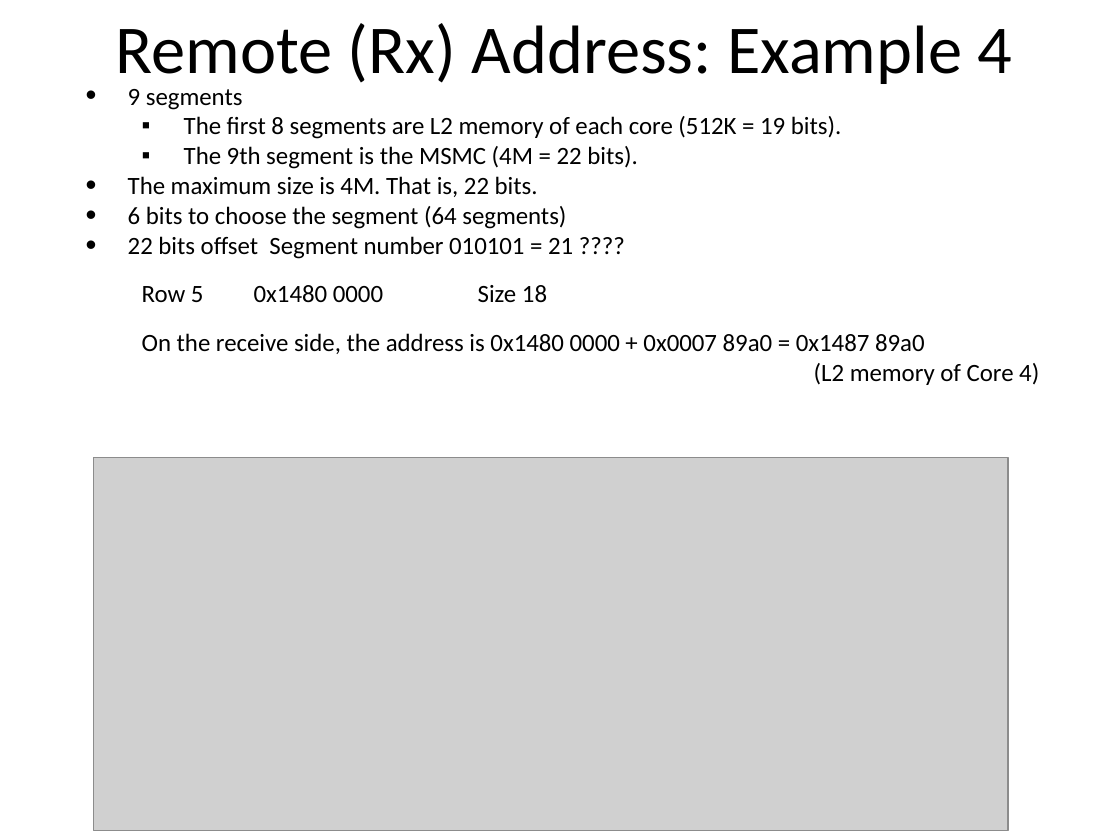
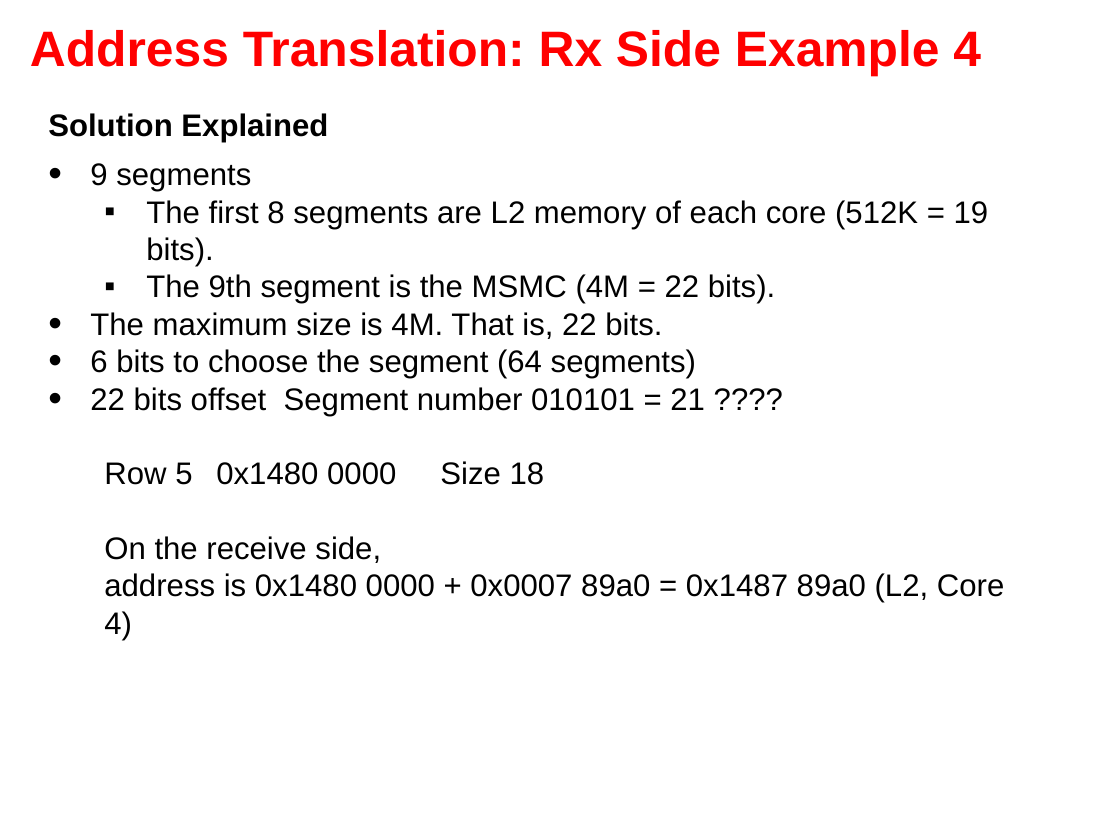
Before and after one commit to hari1989/keystone-workshop, a slide deck: slide 63 of slides/Intro to Hyperlink.pptx (slide 38 before the commit). Drawn at 1120x840 pixels with LibreOffice and Linux fonts; fonts in the diff are those of the drawing; grey boxes stand for pictures; background and template pictures are left out. Boxes give left, top, right and bottom in pixels: in the first picture for what was removed or moved away, otherwise in the second. Text is boxed around its words. In the diff, an @@ line names an element or a change of style, - is before the commit and + after.

```diff
--- a/slides/Intro to Hyperlink.pptx
+++ b/slides/Intro to Hyperlink.pptx
@@ text "Address Translation: Rx Side Example ..." at (30,30,981,77): vertical alignment top to middle @@
@@ text at (30,30,981,77): text changed; size 44 to 32 pt; font Calibri to Arial; text colour #000000 to #FF0000; bold on @@
-Remote (Rx) Address: Example 4
+Address Translation: Rx Side Example 4
@@ text added at (48,113,328,142), 20 pt, text #000000, bold @@
+Solution Explained
@@ text "9 segments": place and size @@
-text "9 segments" at (128,89,1039,385)
+text "9 segments" at (90,163,1004,603)
@@ text at (90,163,989,485): size 16 to 20 pt, font Calibri to Arial in "9 segments", "The first 8 segments are L2 memory ...", "The 9th segment is the MSMC (4M ...", "The maximum size is 4M. That is, ..." and 3 more places @@
@@ picture removed at (93,457,1008,830) @@
@@ text at (104,536,1004,603): text changed; size 16 to 20 pt; font Calibri to Arial @@
-On the receive side, the address is 0x1480 0000 + 0x0007 89a0 = 0x1487 89a0
-(L2 memory of Core 4)
+On the receive side,
+address is 0x1480 0000 + 0x0007 89a0 = 0x1487 89a0 (L2, Core 4)
```
Also in this commit, not shown: 23 other slides changed, 40 slides added, 23 slides removed, 1 other file.
